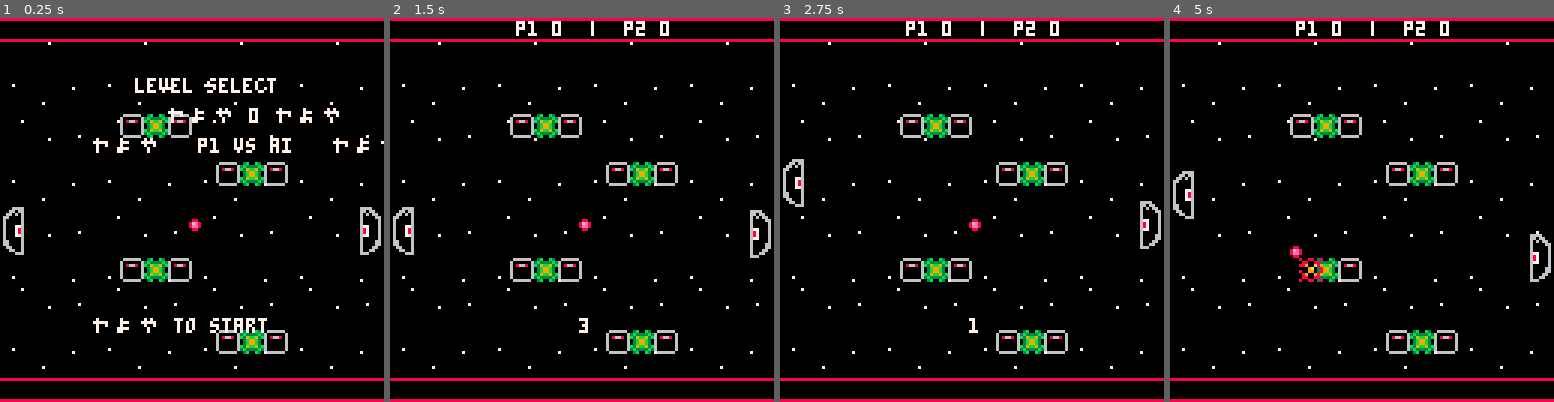
Above: before the commit, frames 1-4 (left to right).
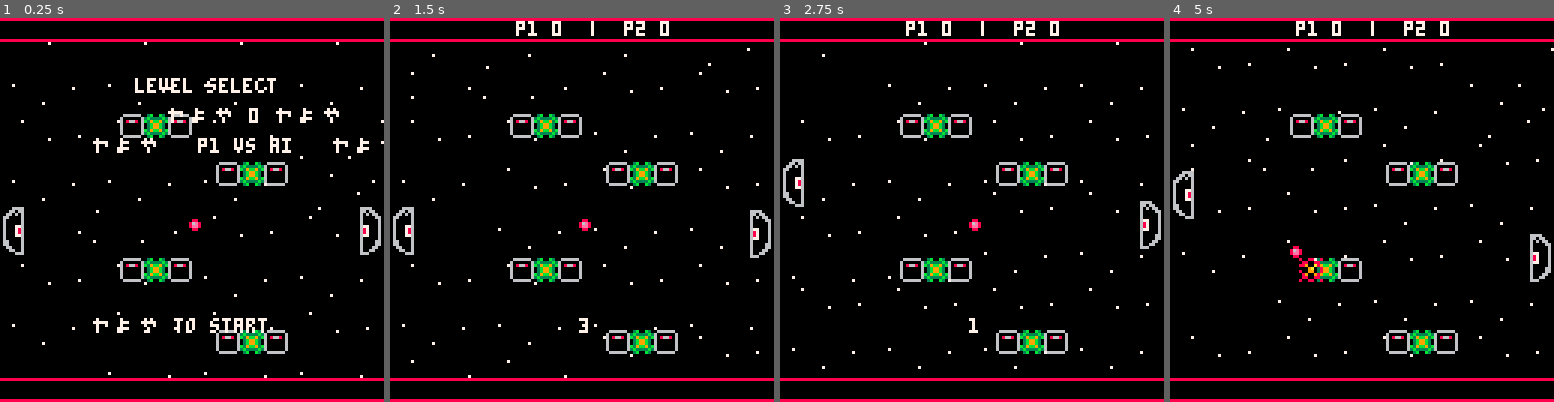
Above: after the commit, the same moments.

Repository: nsatragno/paddlebrick
Game: PICO-8 cartridge paddlebrick.p8
The game is run twice, just before and just after one commit, with the same random seed, the same clock (stepped at 60 frames per second) and the same inputs.
Inputs:
- Up to frame 1 (0.25 s): no input
- Up to frame 2 (1.5 s): tap O (Z key) at 0.7 s
- Up to frame 3 (2.75 s): hold Right 1.6-2.1 s; tap O (Z key) at 1.7, 2.1, 2.5 s; hold Up 2.15-2.42 s; hold Right from 2.47 s (still down)
- Up to frame 4 (5 s): tap O (Z key) every 0.4 s from 2.9 to 4.9 s; release Right at 3.03 s; hold Left 3.08-3.58 s; hold Down 3.63-3.97 s; hold Right 4.02-4.68 s; hold Up from 4.73 s (still down)

The runs differ from the first frame. In frame 1, 0.4% of the frame differs, in the area x 3-100%, y 26-94%; in frame 2, 0.9%; in frame 3, 0.2%; in frame 4, 0.9%, in the area x 3-100%, y 6-92%.

Commit message:
clunky implementation of parallax

Diff:
--- a/paddlebrick.p8
+++ b/paddlebrick.p8
@@ -20,6 +20,13 @@
     play_location_y = 0,
     duration = 40
   }
+}
+
+background = {
+  speed = 5,
+  current_location = 18,
+  start = 18,
+  limit = 49,
 }
 
 function animations.destroy_block:play()
@@ -437,9 +444,22 @@
   if (paddle.powerup) paddle.powerup:draw(paddle)
 end
 
+function draw_background()
+  if background.speed < 0 then
+    background.speed = 5
+    if background.current_location >= background.limit - 10 then
+      background.current_location = background.start
+    end
+    background.current_location += 0.5
+  end
+  printh(background.current_location)
+  background.speed -= 1
+  map(0, background.current_location, 0, 0, 16, 16)
+end
+
 function _draw()
   cls()
-  map(0, 18, 0, 0, 16, 16)
+  draw_background()
   map(map_offset.x, map_offset.y, 0, 0, 16, 16, shl(1, flags.visible))
   spr(ball.sprite, ball.x, ball.y)
 
@@ -631,147 +651,147 @@
 0400000000000000000000060706000000000005040606060606060606060606060606060606060504000006070600000000000000000607060000050000000000000000000000000000000000000000000000000000000000000000000000000000000000000000000000000000000000000000000000000000000000000000
 0400000000000000000000000000000000000005040606060606070606060606060607060606060504000006060600000000000000000606060000050000000000000000000000000000000000000000000000000000000000000000000000000000000000000000000000000000000000000000000000000000000000000000
 0404030303030303030303030303030303030505040303030303030303030303030303030303030504030303030303030303030303030303030303050000000000000000000000000000000000000000000000000000000000000000000000000000000000000000000000000000000000000000000000000000000000000000
-090a0b0c090a0b0c090a0b0c090a0b0c090a0b0c000000000000000000000000000000000000000000000000000000000000000000000000000000000000000000000000000000000000000000000000000000000000000000000000000000000000000000000000000000000000000000000000000000000000000000000000
-191a1b1c191a1b1c191a1b1c191a1b1c191a1b1c000000000000000000000000000000000000000000000000000000000000000000000000000000000000000000000000000000000000000000000000000000000000000000000000000000000000000000000000000000000000000000000000000000000000000000000000
-292a2b2c292a2b2c292a2b2c292a2b2c292a2b2c000000000000000000000000000000000000000000000000000000000000000000000000000000000000000000000000000000000000000000000000000000000000000000000000000000000000000000000000000000000000000000000000000000000000000000000000
-393a3b3c393a3b3c393a3b3c393a3b3c393a3b3c000000000000000000000000000000000000000000000000000000000000000000000000000000000000000000000000000000000000000000000000000000000000000000000000000000000000000000000000000000000000000000000000000000000000000000000000
-090a0b0c090a0b0c090a0b0c090a0b0c090a0b0c000000000000000000000000000000000000000000000000000000000000000000000000000000000000000000000000000000000000000000000000000000000000000000000000000000000000000000000000000000000000000000000000000000000000000000000000
-191a1b1c191a1b1c191a1b1c191a1b1c191a1b1c000000000000000000000000000000000000000000000000000000000000000000000000000000000000000000000000000000000000000000000000000000000000000000000000000000000000000000000000000000000000000000000000000000000000000000000000
-292a2b2c292a2b2c292a2b2c292a2b2c292a2b2c000000000000000000000000000000000000000000000000000000000000000000000000000000000000000000000000000000000000000000000000000000000000000000000000000000000000000000000000000000000000000000000000000000000000000000000000
-393a3b3c393a3b3c393a3b3c393a3b3c393a3b3c000000000000000000000000000000000000000000000000000000000000000000000000000000000000000000000000000000000000000000000000000000000000000000000000000000000000000000000000000000000000000000000000000000000000000000000000
-090a0b0c090a0b0c090a0b0c090a0b0c090a0b0c000000000000000000000000000000000000000000000000000000000000000000000000000000000000000000000000000000000000000000000000000000000000000000000000000000000000000000000000000000000000000000000000000000000000000000000000
-191a1b1c191a1b1c191a1b1c191a1b1c191a1b1c000000000000000000000000000000000000000000000000000000000000000000000000000000000000000000000000000000000000000000000000000000000000000000000000000000000000000000000000000000000000000000000000000000000000000000000000
-292a2b2c292a2b2c292a2b2c292a2b2c292a2b2c000000000000000000000000000000000000000000000000000000000000000000000000000000000000000000000000000000000000000000000000000000000000000000000000000000000000000000000000000000000000000000000000000000000000000000000000
-090a0b0c090a0b0c090a0b0c090a0b0c090a0b0c000000000000000000000000000000000000000000000000000000000000000000000000000000000000000000000000000000000000000000000000000000000000000000000000000000000000000000000000000000000000000000000000000000000000000000000000
-191a1b1c191a1b1c191a1b1c191a1b1c191a1b1c000000000000000000000000000000000000000000000000000000000000000000000000000000000000000000000000000000000000000000000000000000000000000000000000000000000000000000000000000000000000000000000000000000000000000000000000
-292a2b2c292a2b2c292a2b2c292a2b2c292a2b2c000000000000000000000000000000000000000000000000000000000000000000000000000000000000000000000000000000000000000000000000000000000000000000000000000000000000000000000000000000000000000000000000000000000000000000000000
-…(130 lines of a section not shown)…
+090a0b0c0000090a0b0c0000090a0b090a0b0c050a0b0c0000090a0b0c0a0b0c00000000090a0b0c00000000000000000000000000000000000000000000000000000000000000000000000000000000000000000000000000000000000000000000000000000000000000000000000000000000000000000000000000000000
+090a0b0c090a0b0c090a0b0c090a0b0c090a0b0c1a1b1c0b0c191a1b1c1a1b090a0b0c090a0b0c1c00000000000000000000000000000000000000000000000000000000000000000000000000000000000000000000000000000000000000000000000000000000000000000000000000000000000000000000000000000000
+191a1b1c191a1b1c191a1b1c191a1b1c191a1b1c2a2b2c1b1c292a2b2c2a2b191a1b1c191a1b1c2c00000000000000000000000000000000000000000000000000000000000000000000000000000000000000000000000000000000000000000000000000000000000000000000000000000000000000000000000000000000
+292a2b2c292a2b2c292a2b2c292a2b2c292a2b2c3a3b3c2b2c393a3b3c3a09292a2b2c292a2b2c3c00000000000000000000000000000000000000000000000000000000000000000000000000000000000000000000000000000000000000000000000000000000000000000000000000000000000000000000000000000000
+393a3b3c393a3b3c393a3b3c393a3b3c393a3b3c0b0c3a3b3c393a3b3c0019393a3b3c393a3b3c0c00000000000000000000000000000000000000000000000000000000000000000000000000000000000000000000000000000000000000000000000000000000000000000000000000000000000000000000000000000000
+090a0b0c090a0b0c090a0b0c191a19090a0b19051b1c0b0c0c0a0b0c0a0b0c0b0c3b3c09191a1b1c00000000000000000000000000000000000000000000000000000000000000000000000000000000000000000000000000000000000000000000000000000000000000000000000000000000000000000000000000000000
+191a1b1c191a1b1c191a1b1c292a29191a1b29052b2c1b1c1c1a1b1c1a1b1c1b1c090a0b292a2b2c00000000000000000000000000000000000000000000000000000000000000000000000000000000000000000000000000000000000000000000000000000000000000000000000000000000000000000000000000000000
+292a2b2c292a2b2c292a2b2c393a39292a2b39053b3c2b2c2c2a2b2c2a2b2c2b2c191a1b393a3b3c00000000000000000000000000000000000000000000000000000000000000000000000000000000000000000000000000000000000000000000000000000000000000000000000000000000000000000000000000000000
+393a3b3c393a3b3c393a3b3c0b0c090a0b0c0905050c3b090a0b0c3c3a3b3c3b3c292a2b090a0b0c00000000000000000000000000000000000000000000000000000000000000000000000000000000000000000000000000000000000000000000000000000000000000000000000000000000000000000000000000000000
+090a0b0c1b1c1c0c090a0b0c090a0b0c0a0b19051b1c0b19090a090a090a090a0b0c0b0c191a1b1c00000000000000000000000000000000000000000000000000000000000000000000000000000000000000000000000000000000000000000000000000000000000000000000000000000000000000000000000000000000
+090a0b090a090a0b191a1b1c191a1b1c1a1b09050b0c0929191a191a191a191a1b1c1b1c292a2b2c00000000000000000000000000000000000000000000000000000000000000000000000000000000000000000000000000000000000000000000000000000000000000000000000000000000000000000000000000000000
+090a0b0c090a0b0c292a2b2c292a2b2c0a0b0c050a0b0c090a090a0b0c090a0b0c090a0b393a3b3c00000000000000000000000000000000000000000000000000000000000000000000000000000000000000000000000000000000000000000000000000000000000000000000000000000000000000000000000000000000
+191a1b1c191a1b1c393a3b3c393a3b3c1a1b1c051a1b1c191a191a1b1c191a1b1c191a1b191a1b1c00000000000000000000000000000000000000000000000000000000000000000000000000000000000000000000000000000000000000000000000000000000000000000000000000000000000000000000000000000000
+292a2b2c090a0b0c090a0b0c090a0b0c090a0b0c2a2b2c292a292a2b2c292a2b2c292a2b292a2b2c00000000000000000000000000000000000000000000000000000000000000000000000000000000000000000000000000000000000000000000000000000000000000000000000000000000000000000000000000000000
+…(130 lines of a section not shown)…
Not shown, changed: 18 lines of the sprite sheet (__gfx__) section of paddlebrick.p8
Not shown, changed: paddlebrick.js
